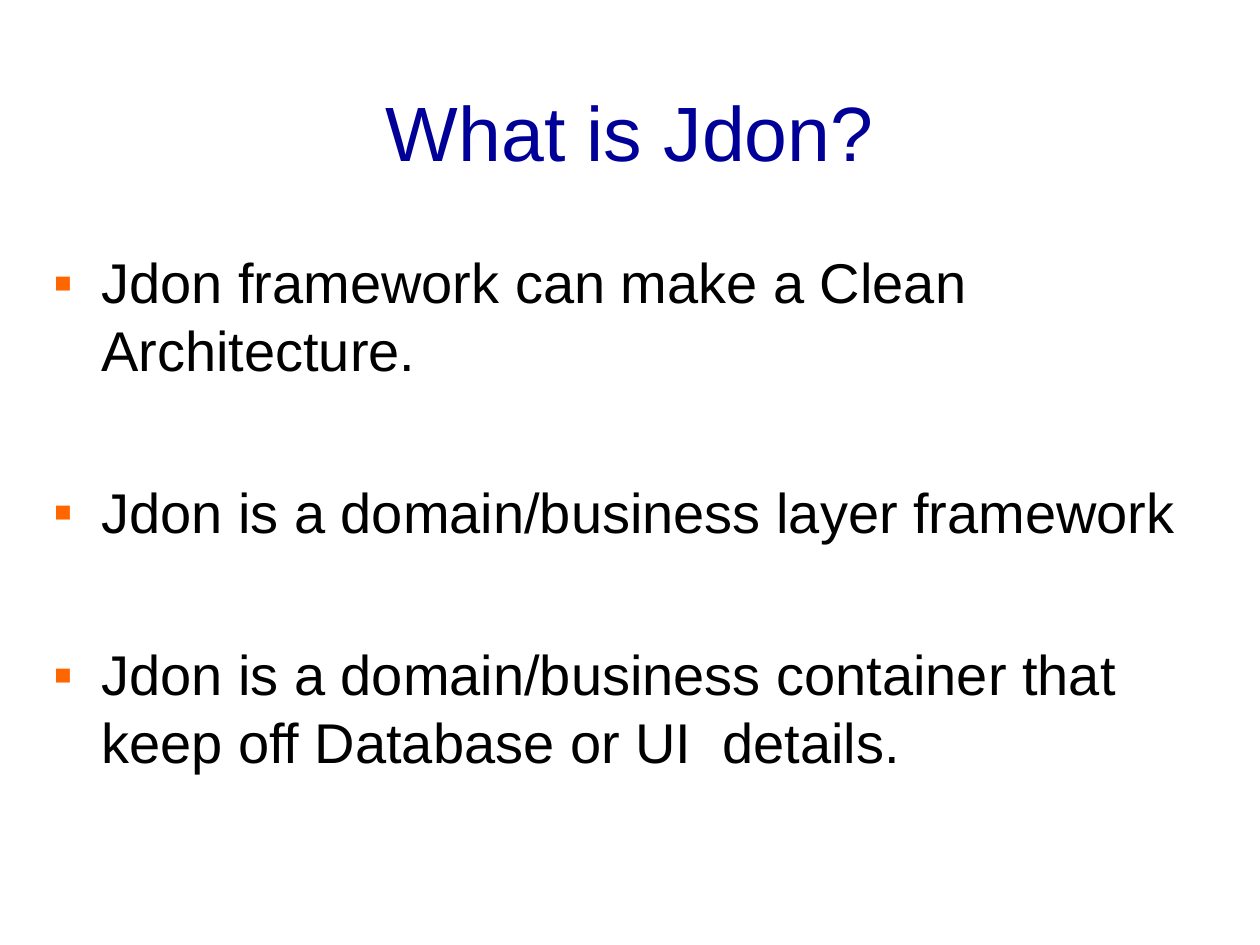
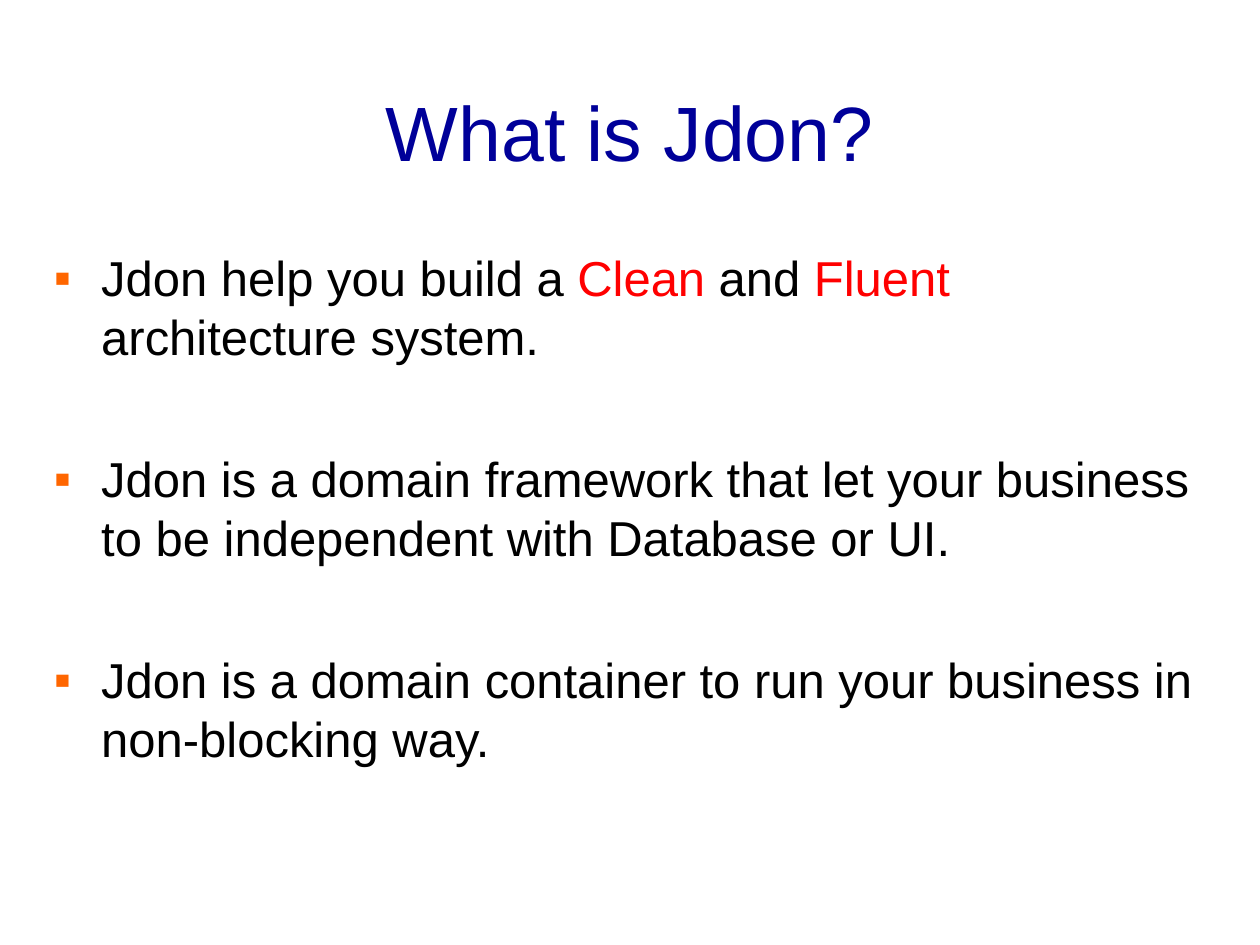
Before and after one commit to banq/jdonframework, a slide deck: slide 5 of doc/english/JdonFramework.ppt (slide 6 before the commit). Drawn at 1260x945 pixels with LibreOffice and Linux fonts; fonts in the diff are those of the drawing; background and template pictures are left out. Boxes give left, top, right and bottom in pixels: in the first picture for what was removed or moved away, otherwise in the second. Text is boxed around its words. In the diff, an @@ line names an element or a change of style, - is before the commit and + after.

```diff
--- a/doc/english/JdonFramework.ppt
+++ b/doc/english/JdonFramework.ppt
@@ text at (x1=101, y1=260, x2=1192, y2=767): text changed; size 32 to 28 pt @@
-▪ Jdon framework can make a Clean Architecture.
-▪ Jdon is a domain/business layer framework
-▪ Jdon is a domain/business container that keep off Database or UI details.
+▪ Jdon help you build a Clean and Fluent architecture system.
+▪ Jdon is a domain framework that let your business to be independent with Database or UI.
+▪ Jdon is a domain container to run your business in non-blocking way.
```
Also in this commit, not shown: 5 other slides changed, 5 slides added, 1 slide removed, 1 other file.
